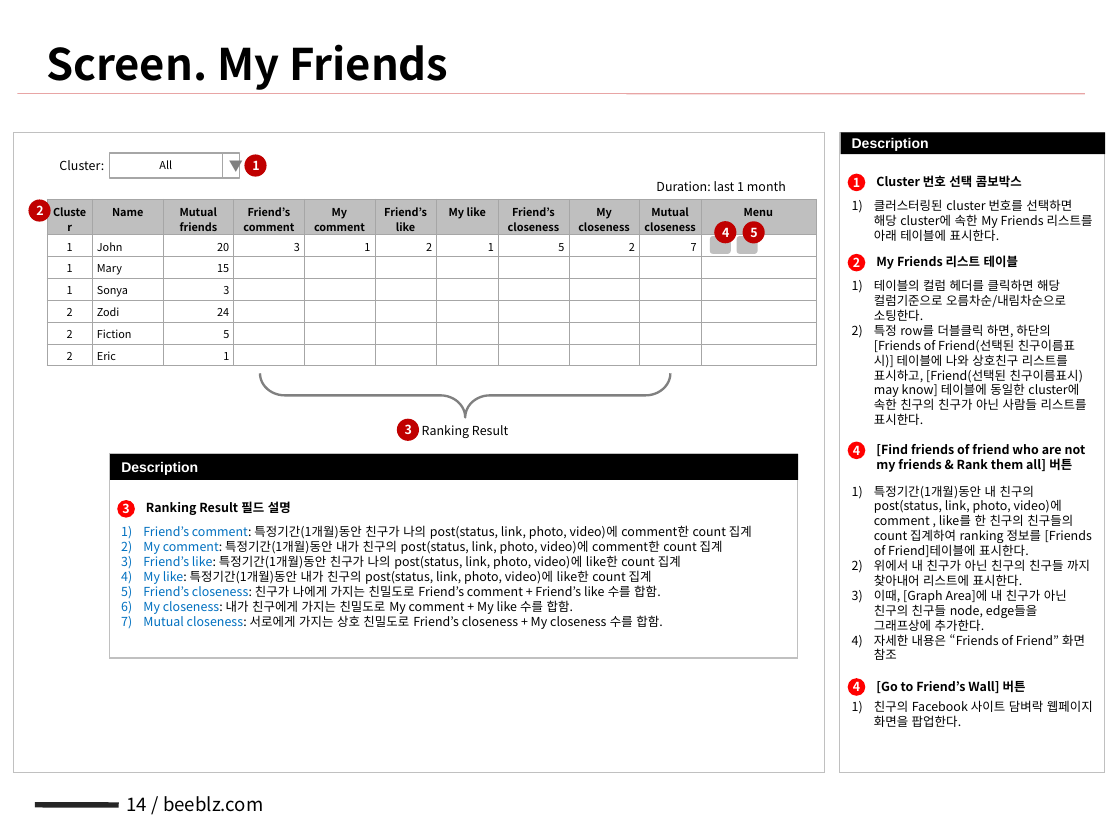
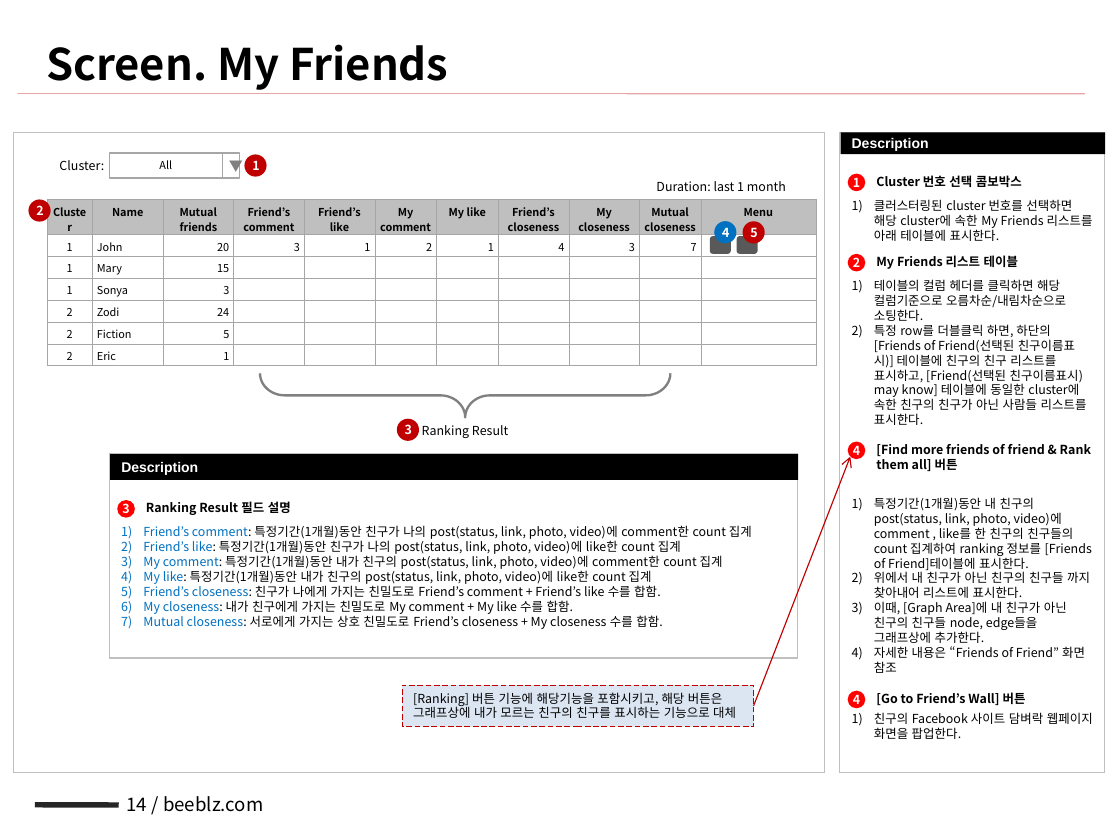
Before and after one commit to NathanaelFebrianto/sonya, a slide deck: slide 14 of beeblz/beeblz-facebook/doc/facebook_sna_v0.1_20101216_배영규.pptx. Drawn at 1120x840 pixels with LibreOffice and Linux fonts; fonts in the diff are those of the drawing. Boxes give left, top, right and bottom in pixels: in the first picture for what was removed or moved away, otherwise in the second. Text is boxed around its words. In the diff, an @@ line names an element or a change of style, - is before the commit and + after.

```diff
--- a/beeblz/beeblz-facebook/doc/facebook_sna_v0.1_20101216_배영규.pptx
+++ b/beeblz/beeblz-facebook/doc/facebook_sna_v0.1_20101216_배영규.pptx
@@ table at [47, 199, 815, 365] @@
-row 1, column 5: My comment
+row 1, column 5: Friend’s like
-row 1, column 6: Friend’s like
+row 1, column 6: My comment
-row 2, column 8: 5
+row 2, column 8: 4
-row 2, column 9: 2
+row 2, column 9: 3
@@ rounded rectangle at [710, 236, 731, 254]: fill #BFBFBF to #595959 @@
@@ ellipse "4" at [715, 221, 737, 243]: strikethrough on; fill #C00000 to #0070C0 @@
@@ rounded rectangle at [737, 236, 758, 254]: fill #BFBFBF to #595959 @@
@@ text at [874, 324, 1087, 425]: text changed @@
-2) 특정 row를 더블클릭 하면, 하단의 [Friends of Friend(선택된 친구이름표시)] 테이블에 나와 상호친구 리스트를 표시하고, [Friend(선택된 친구이름표시) may know] 테이블에 동일한 cluster에 속한 친구의 친구가 아닌 사람들 리스트를 표시한다.
+2) 특정 row를 더블클릭 하면, 하단의 [Friends of Friend(선택된 친구이름표시)] 테이블에 친구의 친구 리스트를 표시하고, [Friend(선택된 친구이름표시) may know] 테이블에 동일한 cluster에 속한 친구의 친구가 아닌 사람들 리스트를 표시한다.
@@ text at [876, 444, 1091, 471]: text changed @@
-[Find friends of friend who are not my friends & Rank them all] 버튼
+[Find more friends of friend & Rank them all] 버튼
@@ arrow added from (754, 706) to (850, 457), #C00000 0.75 pt @@
@@ text "특정기간(1개월)동안 내 친구의 post(status, link, ...": place and size @@
-text "특정기간(1개월)동안 내 친구의 post(status, link, ..." at [874, 485, 1092, 660]
+text "특정기간(1개월)동안 내 친구의 post(status, link, ..." at [874, 497, 1092, 673]
@@ text at [143, 538, 681, 554]: paragraph added @@
+2) Friend’s like: 특정기간(1개월)동안 친구가 나의 post(status, link, photo, video)에 like한 count 집계
@@ text at [143, 553, 681, 569]: paragraph removed @@
-3) Friend’s like: 특정기간(1개월)동안 친구가 나의 post(status, link, photo, video)에 like한 count 집계
@@ rectangle added at [402, 685, 754, 727], fill #DCE6F2, outline #C00000 0.75 pt dashed, 8 pt, text #000000 @@
+[Ranking] 버튼 기능에 해당기능을 포함시키고, 해당 버튼은 그래프상에 내가 모르는 친구의 친구를 표시하는 기능으로 대체
@@ text "[Go to Friend’s Wall] 버튼": place and size @@
-text "[Go to Friend’s Wall] 버튼" at [876, 680, 1026, 693]
+text "[Go to Friend’s Wall] 버튼" at [876, 692, 1026, 705]
@@ text "친구의 Facebook 사이트 담벼락 웹페이지 ...": place and size @@
-text "친구의 Facebook 사이트 담벼락 웹페이지 ..." at [874, 700, 1093, 727]
+text "친구의 Facebook 사이트 담벼락 웹페이지 ..." at [874, 712, 1093, 739]
@@ ellipse "4": place and size @@
-ellipse "4" at [848, 679, 866, 697]
+ellipse "4" at [848, 691, 866, 709]
```
Also in this commit, not shown: 6 other slides changed, 2 slides removed, 1 other file.
